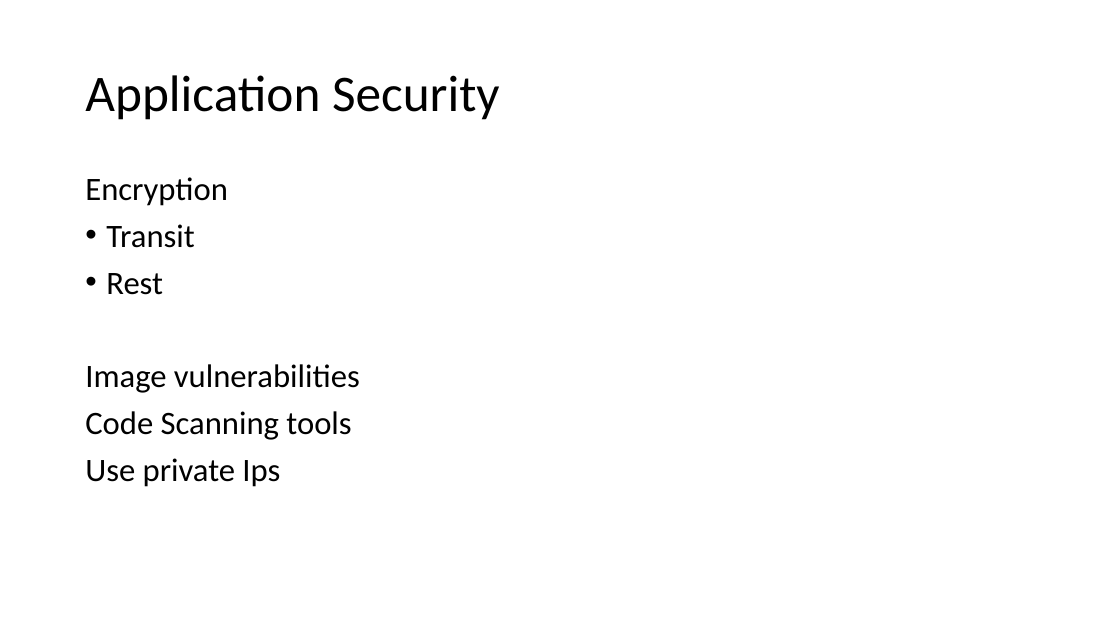
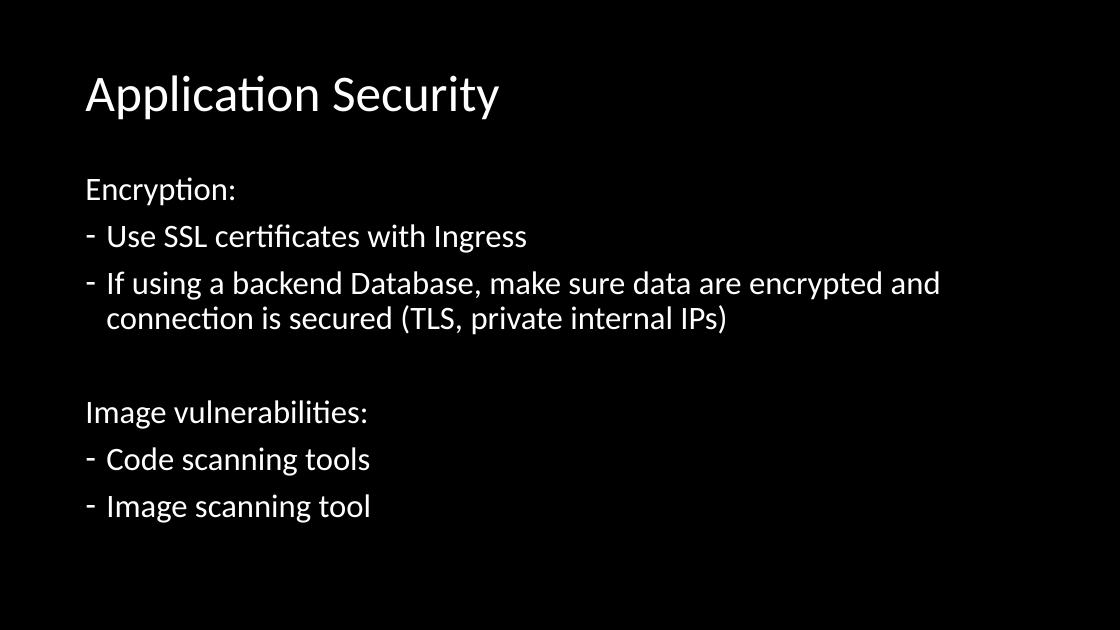
Before and after one commit to clementchane/blunomy, a slide deck: slide 3 of blunomy.pptx (slide 2 before the commit). Drawn at 1120x630 pixels with LibreOffice and Linux fonts; fonts in the diff are those of the drawing. Boxes give left, top, right and bottom in pixels: in the first picture for what was removed or moved away, otherwise in the second. Text is boxed around its words. In the diff, an @@ line names an element or a change of style, - is before the commit and + after.

```diff
--- a/blunomy.pptx
+++ b/blunomy.pptx
@@ background #FFFFFF to #000000 @@
@@ title "Application Security" at box(85, 75, 500, 120): text colour #000000 to #FFFFFF @@
@@ text at box(85, 177, 941, 523): text changed; text colour #000000 to #FFFFFF @@
-Encryption
-• Transit
-• Rest
-Image vulnerabilities
-Code Scanning tools
-Use private Ips
+Encryption:
+– Use SSL certificates with Ingress
+– If using a backend Database, make sure data are encrypted and connection is secured (TLS, private internal IPs)
+Image vulnerabilities:
+– Code scanning tools
+– Image scanning tool
```
Also in this commit, not shown: 3 other slides changed, 1 slide added, 1 slide removed, 2 other files.
